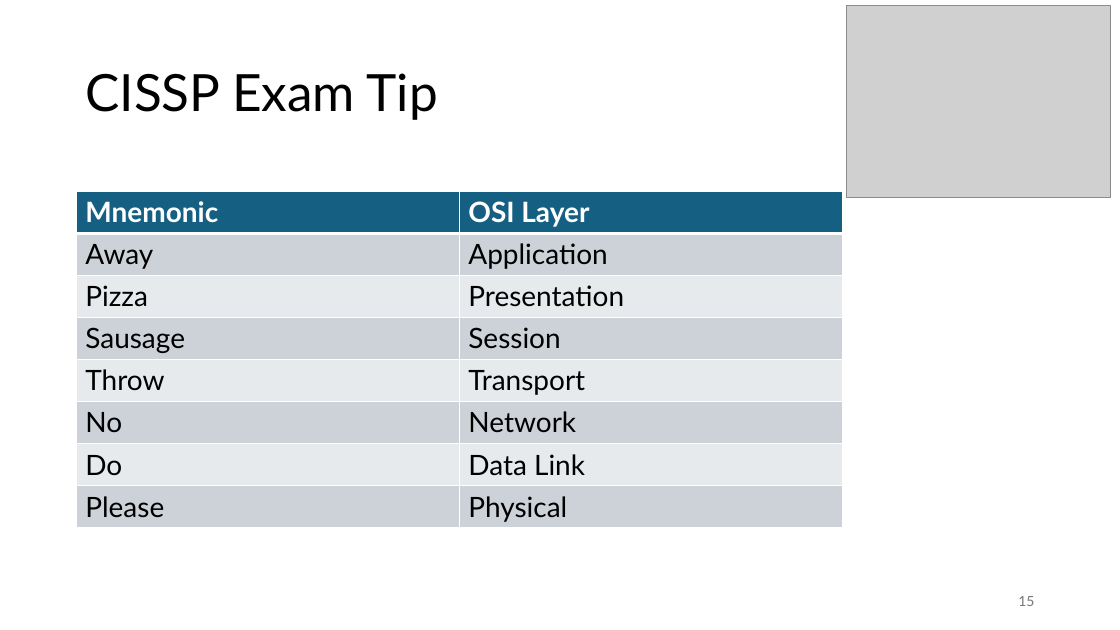
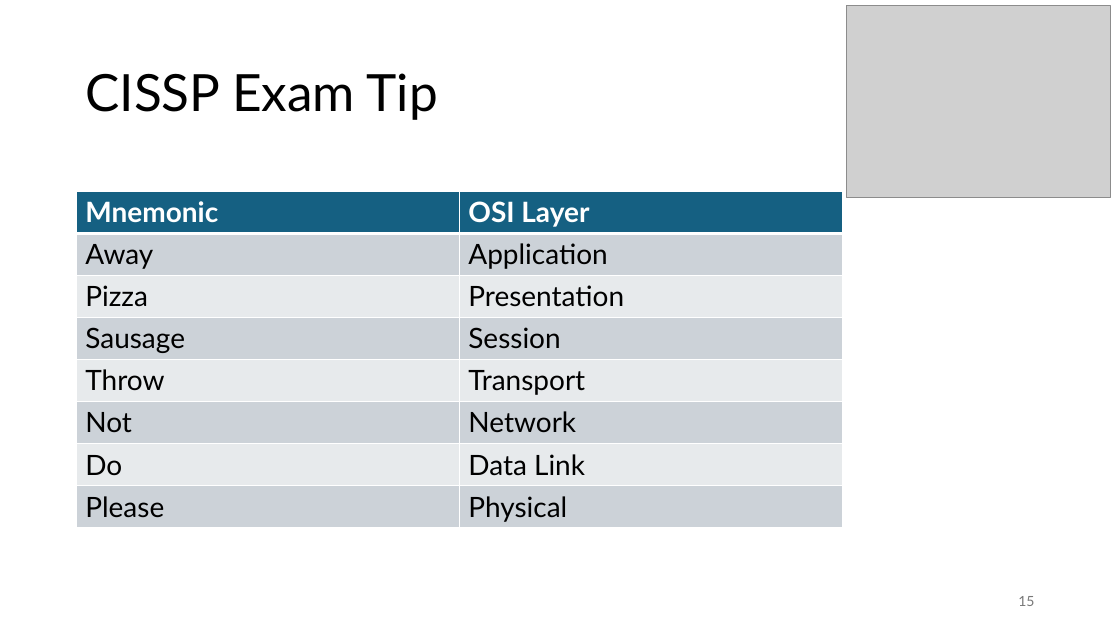
Before and after one commit to dan-pi/presentations, a slide deck: slide 15 of Dan’s Certification Journey - Part 1.pptx. Drawn at 1120x630 pixels with LibreOffice and Linux fonts; fonts in the diff are those of the drawing; grey boxes stand for pictures. Boxes give left, top, right and bottom in pixels: in the first picture for what was removed or moved away, otherwise in the second. Text is boxed around its words. In the diff, an @@ line names an element or a change of style, - is before the commit and + after.

```diff
--- a/Dan’s Certification Journey - Part 1.pptx
+++ b/Dan’s Certification Journey - Part 1.pptx
@@ table at [77,191,844,527] @@
-row 6, column 1: No
+row 6, column 1: Not
```
Also in this commit, not shown: 1 other slide changed.
